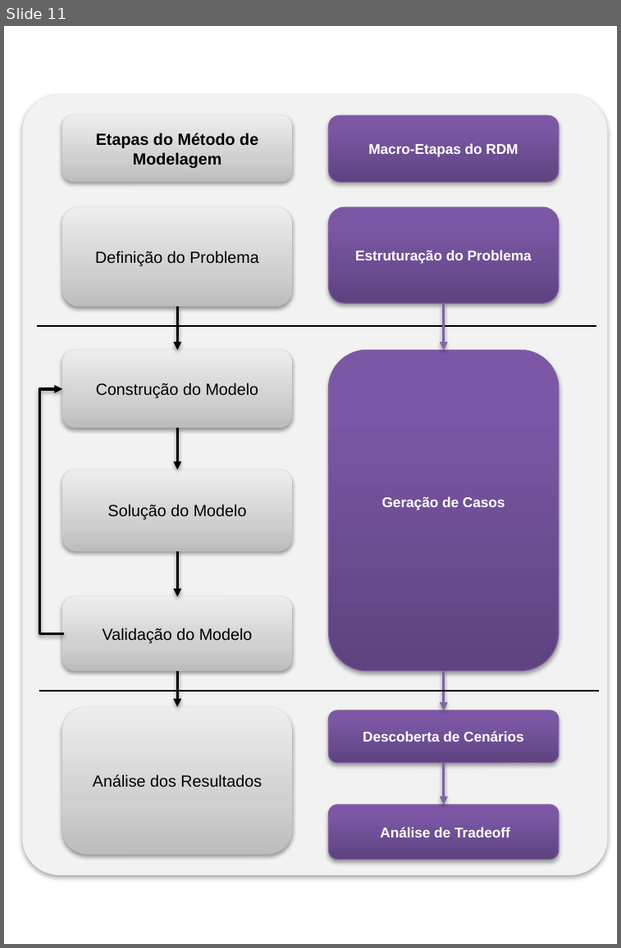
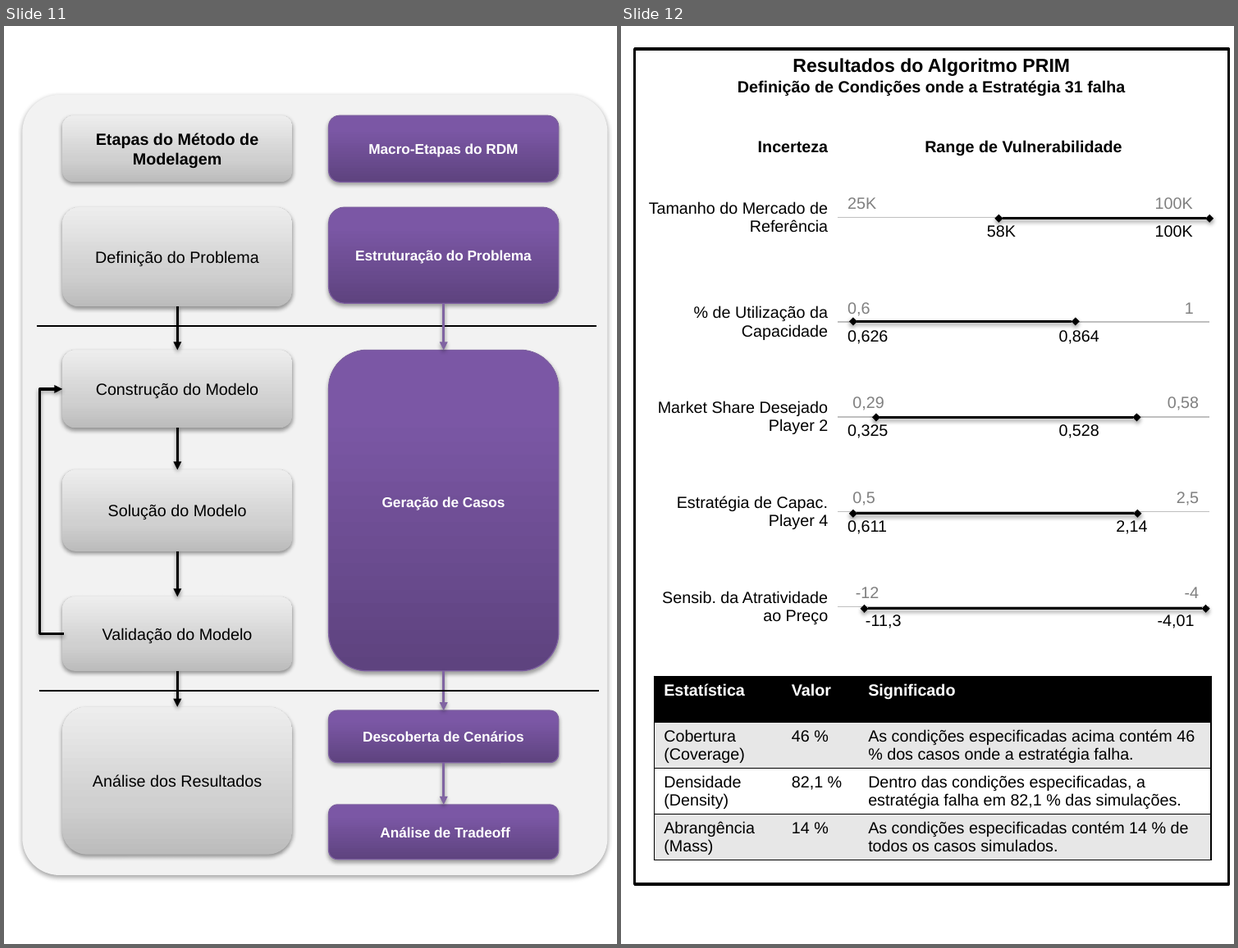
Before and after one commit to pedroliman/ms-rdm-dissertation, a slide deck: dissertacao-docs/apresentacoes/Dissertação - RDM - EMA - Imagens-Retrato.pptx. Shown side by side, each under a label of ours: slide 11 before the commit, slides 11 and 12 after it. The pictures are 621x948 and 1238x948 pixels, drawn with LibreOffice and Linux fonts; fonts in the diff are those of the drawing; background and template pictures are left out. Boxes give left, top, right and bottom in pixels: in the first picture for what was removed or moved away, otherwise in the second. Text is boxed around its words. In the diff, an @@ line names an element or a change of style, - is before the commit and + after.

Commit message:
figura prim

```diff
--- a/dissertacao-docs/apresentacoes/Dissertação - RDM - EMA - Imagens-Retrato.pptx
+++ b/dissertacao-docs/apresentacoes/Dissertação - RDM - EMA - Imagens-Retrato.pptx
@@ slide 12 added at box(621, 26, 1234, 944), background #FFFFFF @@
@@ rectangle added at box(635, 49, 1228, 885), fill #FFFFFF, outline #000000 2 pt, 12 pt, text #000000, bold @@
+Resultados do Algoritmo PRIM
+Definição de Condições onde a Estratégia 31 falha
@@ table added at box(635, 104, 1209, 657), 11 rows, 2 columns @@
+Incerteza | Range de Vulnerabilidade
+Tamanho do Mercado de Referência | 25K 100K
+ | 58K 100K
+% de Utilização da Capacidade | 0,6 1
+ | 0,626 0,864
+Market Share Desejado Player 2 | 0,29 0,58
+ | 0,325 0,528
+Estratégia de Capac. Player 4 | 0,5 2,5
+ | 0,611 2,14
+Sensib. da Atratividade ao Preço | -12 -4
+ | -11,3 -4,01
@@ double arrow added from (998, 219) to (1209, 219), #000000 2 pt @@
@@ double arrow added from (853, 321) to (1075, 321), #000000 2 pt @@
@@ double arrow added from (876, 418) to (1136, 418), #000000 2 pt @@
@@ double arrow added from (853, 514) to (1138, 514), #000000 2 pt @@
@@ double arrow added from (864, 609) to (1206, 609), #000000 2 pt @@
@@ table added at box(654, 676, 1211, 868), 4 rows, 3 columns @@
+Estatística | Valor | Significado
+Cobertura (Coverage) | 46 % | As condições especificadas acima contém 46 % dos casos onde a estratégia falha.
+Densidade (Density) | 82,1 % | Dentro das condições especificadas, a estratégia falha em 82,1 % das simulações.
+Abrangência (Mass) | 14 % | As condições especificadas contém 14 % de todos os casos simulados.
```
Also in this commit, not shown: 1 other slide added, 2 other files.
